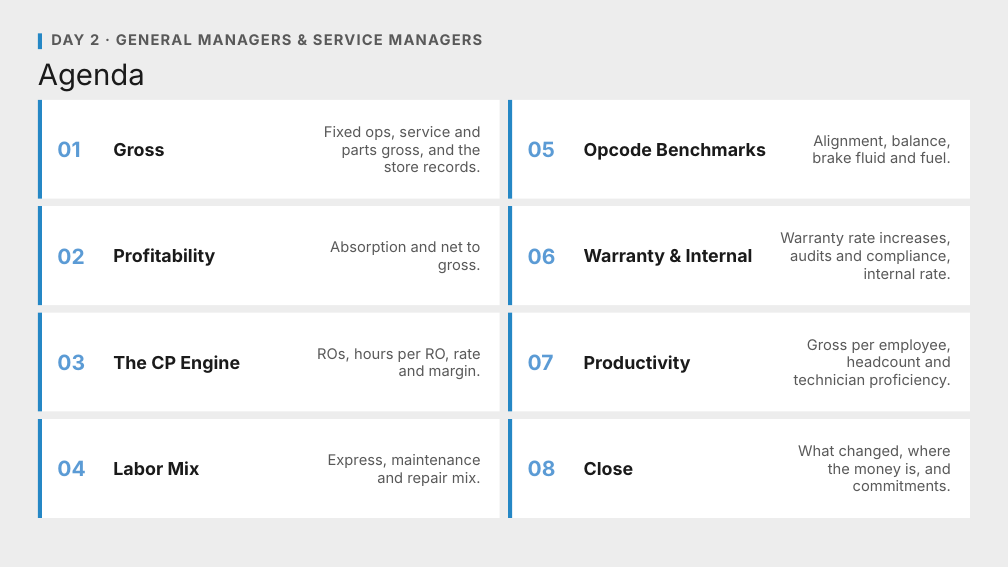
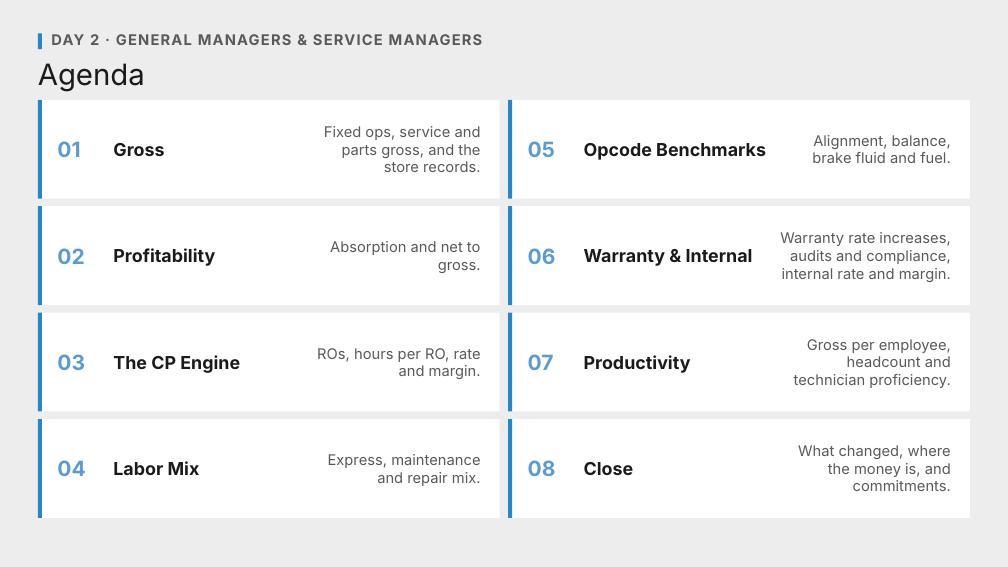
Before and after one commit to Ndresner/Noah, a slide deck: slide 2 of day2-deck/decks/Fixed Ops - Day 2 Example Test Deck.pptx. Drawn at 1008x567 pixels with LibreOffice and Linux fonts; fonts in the diff are those of the drawing. Boxes give left, top, right and bottom in pixels: in the first picture for what was removed or moved away, otherwise in the second. Text is boxed around its words. In the diff, an @@ line names an element or a change of style, - is before the commit and + after.

```diff
--- a/day2-deck/decks/Fixed Ops - Day 2 Example Test Deck.pptx
+++ b/day2-deck/decks/Fixed Ops - Day 2 Example Test Deck.pptx
@@ text at (780, 232, 951, 282): text changed @@
-Warranty rate increases, audits and compliance, internal rate.
+Warranty rate increases, audits and compliance, internal rate and margin.
```
Also in this commit, not shown: 7 other slides changed, 4 other files.
